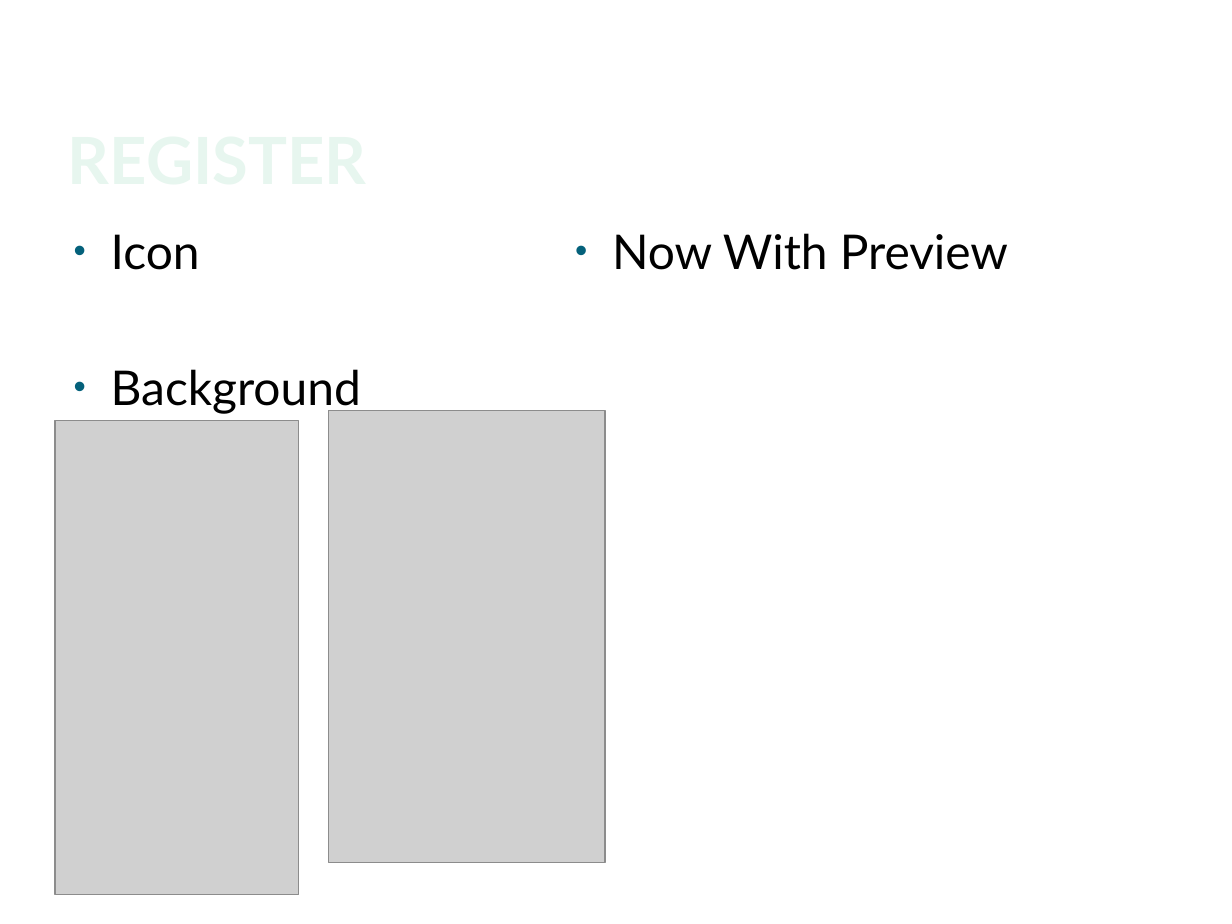
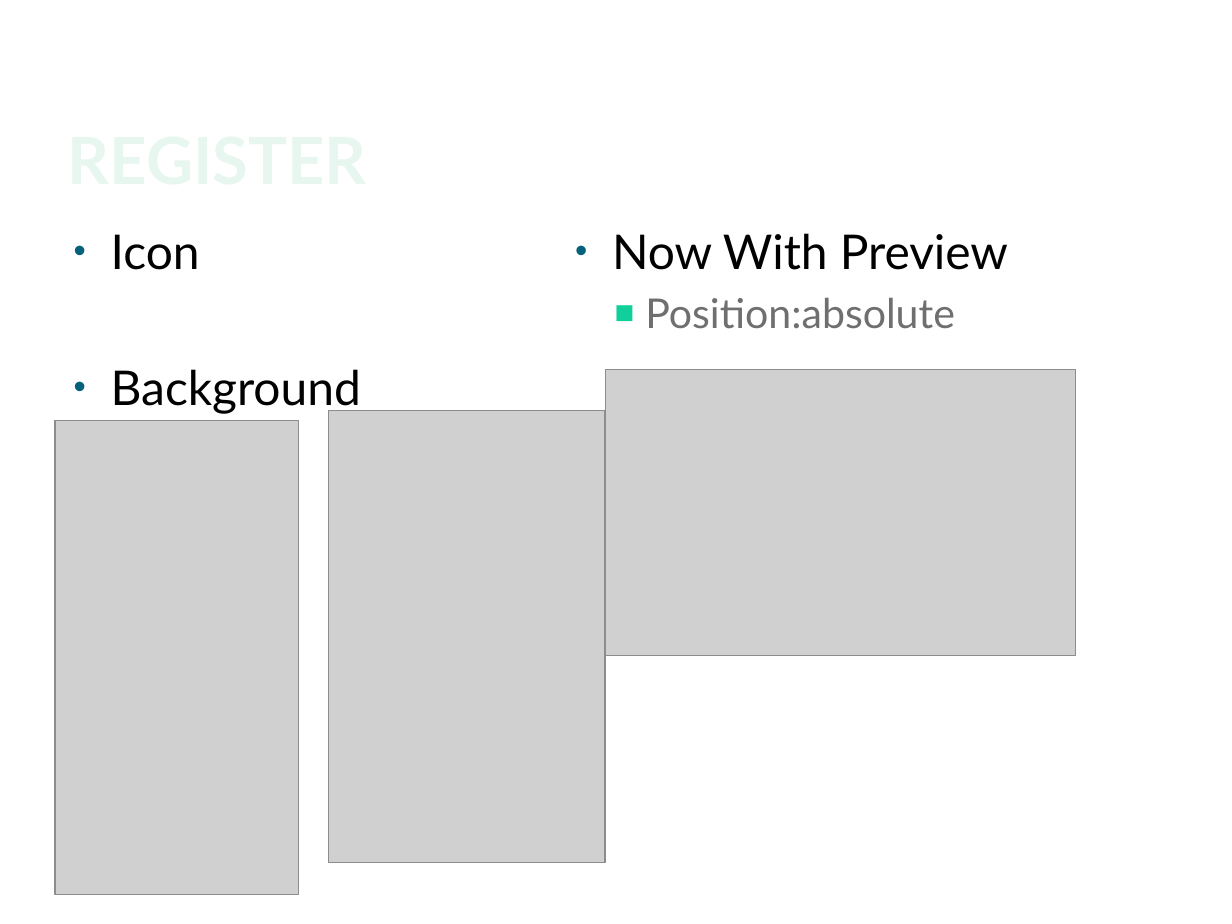
Before and after one commit to JaySao/FaceSpace, a slide deck: slide 9 of Facespace.pptx. Drawn at 1232x924 pixels with LibreOffice and Linux fonts; fonts in the diff are those of the drawing; grey boxes stand for pictures; background and template pictures are left out. Boxes give left, top, right and bottom in pixels: in the first picture for what was removed or moved away, otherwise in the second. Text is boxed around its words. In the diff, an @@ line names an element or a change of style, - is before the commit and + after.

```diff
--- a/Facespace.pptx
+++ b/Facespace.pptx
@@ text at bbox=[645, 298, 955, 329]: paragraph added @@
+  ■ Position:absolute
@@ picture added at bbox=[606, 370, 1076, 655] @@
```
Also in this commit, not shown: 3 other slides changed.
